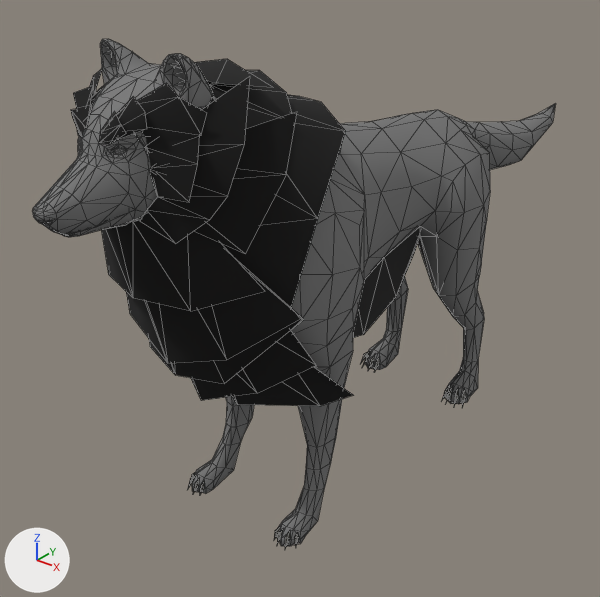
One commit to the COLLADA model ARKitInteraction/Resources/Models.scnassets/wolf/Wolf_dae.dae: the scene before it, then after it.
Before and after are seen from a camera (50 mm lens) standing at (0.11, -0.163, 0.136) and looking at (-0.014, -0.009, 0.04). The axes (+X, +Y, +Z) are drawn at lower left. The lights are the same throughout. Mesh edges are drawn as thin lines. Where no turn or scale is listed for an object, it has been applied to the vertices.

The scene before the commit, as lines of its bpy script (objects in view):
```python
mat_fur = principled_material('fur')
mat_fur.base_color = (0.00202, 0.00176, 0.00156)  # black #070605
mat_fur.roughness = 0.9
mat_material_001 = principled_material('Material_001')
mat_material_001.base_color = (0.189, 0.189, 0.189)  # grey #787878
mat_material_001.roughness = 0.9
me_wolf_obj_body = bpy.data.meshes.new('Wolf_obj_body')
me_wolf_obj_body.from_pydata(...)  # 1466 vertices, 2576 faces; spans x -0.019..0.022, y -0.092..0.112, z -0.001..0.116
# faces by material slot: [1772, 64, 144, 596]
me_wolf_obj_body.materials.append(mat_material_001)  # grey #787878
me_wolf_obj_body.materials.append(mat_claws)  # black #2b2923
me_wolf_obj_body.materials.append(mat_eyes)  # light grey #cccccc
me_wolf_obj_body.materials.append(mat_teeth)  # black #2b2923
me_wolf_obj_fur = bpy.data.meshes.new('Wolf_obj_fur')
me_wolf_obj_fur.from_pydata(...)  # 223 vertices, 180 faces; spans x -0.0232..0.0256, y -0.0806..0.0283, z 0.033..0.1119
me_wolf_obj_fur.materials.append(mat_fur)  # black #070605
ob_wolf_obj_body = bpy.data.objects.new('Wolf_obj_body', me_wolf_obj_body)
ob_wolf_obj_body.location = (-0.003, 0.0, -0.0024)
ob_wolf_obj_fur = bpy.data.objects.new('Wolf_obj_fur', me_wolf_obj_fur)
ob_wolf_obj_fur.location = (-0.003, 0.0, -0.0024)
```
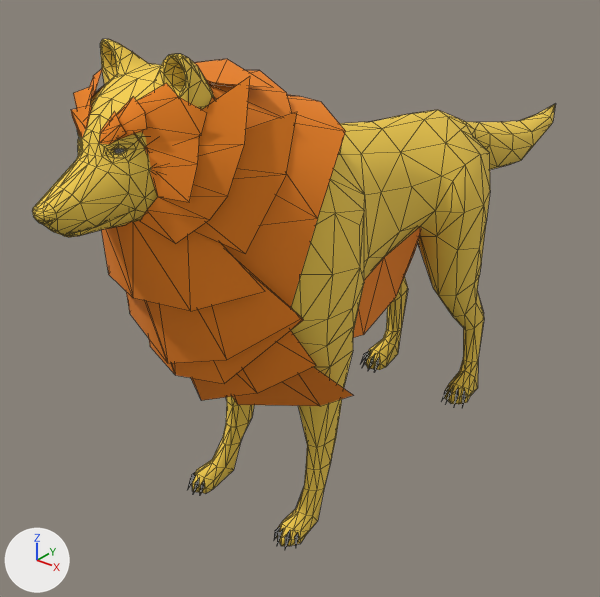
The newer file is also rescaled (x5.0) as a whole; pictures and numbers use the older file's frame.

The change, as a diff of the scene's bpy script:
```diff
--- a/ARKitInteraction/Resources/Models.scnassets/wolf/Wolf_dae.dae.py
+++ b/ARKitInteraction/Resources/Models.scnassets/wolf/Wolf_dae.dae.py
@@ img_whiteeye_png @@
+img_whiteeye_png = load_image('whiteeye.png', '../eye/whiteeye.png', 1024, 1024, 'sRGB')
@@ mat_fur @@
 mat_fur = principled_material('fur')
-mat_fur.base_color = (0.00202, 0.00176, 0.00156)  # black #070605
+mat_fur.base_color = (0.897, 0.237, 0.00913)  # orange #f38618
 mat_fur.roughness = 0.9
@@ mat_material_001 @@
 mat_material_001 = principled_material('Material_001')
-mat_material_001.base_color = (0.189, 0.189, 0.189)  # grey #787878
+mat_material_001.texture = img_whiteeye_png
 mat_material_001.roughness = 0.9
```

What differs and where, as boxes [x1, y1, x2, y2] in the pictures (600 x 597 px):
'Wolf_obj_fur', recoloured (black to brown)
    both: [71, 59, 422, 406]
'Wolf_obj_body', surface changed (grey to yellow)
    both: [32, 39, 556, 548]
